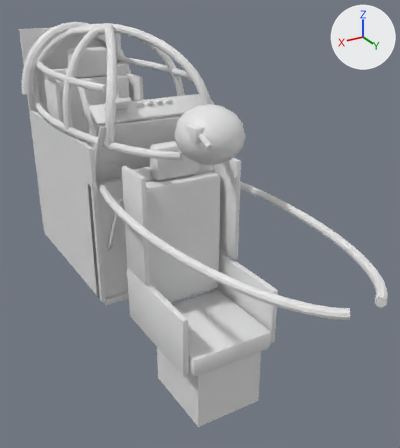
A saved change to the glTF model assets/models/choppa/cockpit_gunship.glb.
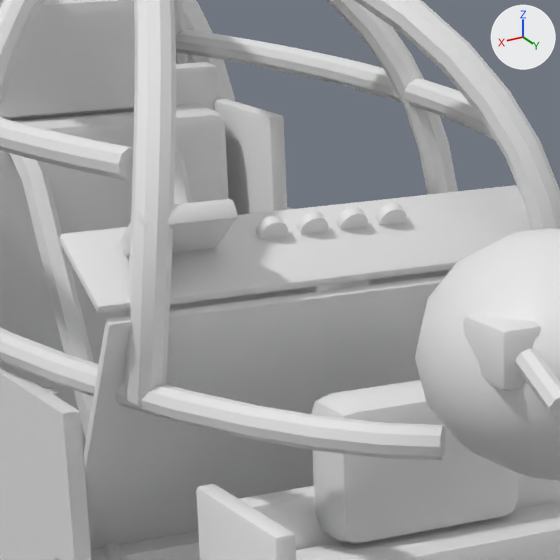
Each version is shown whole from a camera (50 mm lens) standing at (1.161, 2.839, 0.449) and looking at (-0.145, 0.663, -0.639), then close up on the part from 19% to 52% of the width and 11% to 41% of the height. Every picture has the same lights, and +X, +Y and +Z are marked at upper right. The last two pictures show the newer version. Vertices at exactly the same position are counted once.

The older version as bpy lines, for what is in view:
```python
me_cube = bpy.data.meshes.new('Cube')
me_cube.from_pydata(...)  # 10834 vertices, 20352 faces; spans x -0.32..0.32, y -0.61..1.2, z -1.38..0.22
me_cube.materials.append(mat_paint)  # white #e7e7e7
me_cube.materials.append(mat_metal)  # white #e7e7e7
me_cube.materials.append(mat_dark)  # white #e7e7e7
me_cube.materials.append(mat_screen)  # white #e7e7e7
me_cube.materials.append(mat_brass)  # white #e7e7e7
me_cube.materials.append(mat_rubber)  # white #e7e7e7
me_cube.materials.append(mat_hazard)  # white #e7e7e7
me_cube.materials.append(mat_fabric)  # white #e7e7e7
me_cube.materials.append(mat_placard)  # white #e7e7e7
me_tube_014 = bpy.data.meshes.new('tube.014')
me_tube_014.from_pydata(...)  # 2120 vertices, 4184 faces; spans x -0.35..0.35, y -0.81..1.88, z -0.46..0.27
me_tube_014.materials.append(mat_paint)  # white #e7e7e7
ob_frame = bpy.data.objects.new('frame', me_tube_014)
ob_frame.location = (0.0, 0.0, 0.0)
ob_shell = bpy.data.objects.new('shell', me_cube)
ob_shell.location = (0.0, 0.0, 0.0)
```
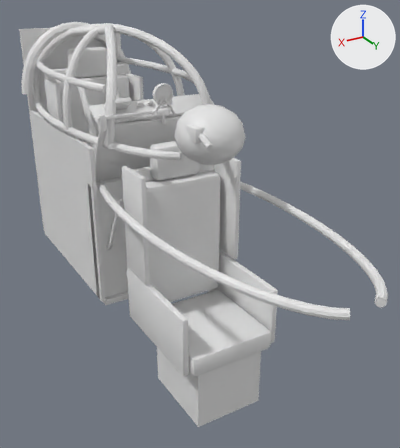
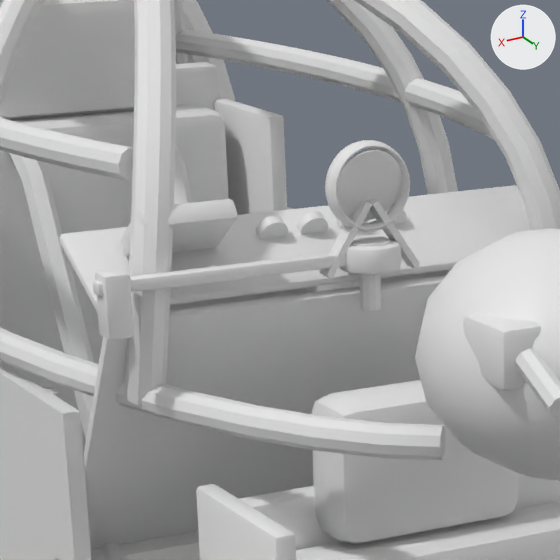
What differs and where, as boxes (x1, y1, x2, y2) in the close-ups (560 x 560 px):
part 1 of me_cube, added
    after: (360, 274, 381, 311)
part 2 of me_cube, added
    after: (93, 253, 346, 296)
part 3 of me_cube, added
    after: (95, 269, 134, 340)
part 4 of me_cube, added
    after: (351, 236, 391, 247)
part 5 of me_cube, added
    after: (337, 150, 402, 221)
part 6 of me_cube, added
    after: (325, 140, 410, 232)
part 7 of me_cube, added
    after: (340, 239, 402, 275)
part 8 of me_cube, added
    after: (319, 199, 420, 279)

What changed in the scene script:
```text
Add mat_glass:
    mat_glass = principled_material('glass')
    mat_glass.base_color = (0.8, 0.8, 0.8)  # white #e7e7e7
Change me_cube:
    used by ob_shell; location = (0.0, 0.0, 0.0)
    remove me_cube.from_pydata(...)  # 10834 vertices, 20352 faces; spans x -0.32..0.32, y -0.61..1.2, z -1.38..0.22
    add me_cube.from_pydata(...)  # 11662 vertices, 21960 faces; spans x -0.32..0.32, y -0.61..1.2, z -1.38..0.22
    me_cube part 1: a new loose piece, a 10-sided cylinder along z spanning x -0.011..0.011, y 0.568..0.592, z -0.134..-0.076, in mat_metal (white #e7e7e7)
    me_cube part 2: the loose piece of 56 vertices spanning x 0.15..0.25, y 0.49..0.56, z -0.07..0.0 is copied, and the copy is multiplied about its middle by the matrix ((2.871, 0.0, 0.0), (0.0, 0.45, -0.643), (0.0, 0.12, 0.084)), then moved by (-0.03, 0.06, -0.04), in mat_metal (white #e7e7e7); it spans x 0.02..0.32, y 0.57..0.59, z -0.08..-0.07
    me_cube part 3: the loose piece of 56 vertices spanning x 0.24..0.25, y 0.46..0.47, z -0.18..-0.16 is copied, and the copy is turned 30 degrees about the x axis through its middle and scaled by 4.01, then moved by (0.06, 0.11, 0.07); it spans x 0.29..0.31, y 0.56..0.59, z -0.13..-0.06
    me_cube part 4: a new loose piece, a 28-sided cylinder along z spanning x -0.0233..0.0233, y 0.5567..0.6033, z -0.0617..-0.0587, in mat_screen (white #e7e7e7)
    me_cube part 5: the loose piece of 64 vertices spanning x -0.18..-0.11, y 0.36..0.4, z -0.41..-0.34 is copied, and the copy is scaled about its middle by (1.16, 0.636, 1.26), then moved by (0.14, 0.2, 0.38), in mat_glass (white #e7e7e7); it spans x -0.04..0.04, y 0.57..0.59, z -0.04..0.04
    me_cube part 6: a new loose piece of 320 vertices spanning x -0.05..0.05, y 0.57..0.59, z -0.05..0.05, in mat_dark (white #e7e7e7)
    me_cube part 7: a new loose piece of 168 vertices spanning x -0.03..0.03, y 0.55..0.61, z -0.09..-0.06, in mat_dark (white #e7e7e7)
    me_cube part 8: 16 vertices added at x -0.06..0.06, y 0.57..0.59, z -0.09..-0.01
    other edits to the shape of me_cube do not show in these pictures
    add me_cube.materials.append(mat_glass)  # white #e7e7e7
```
